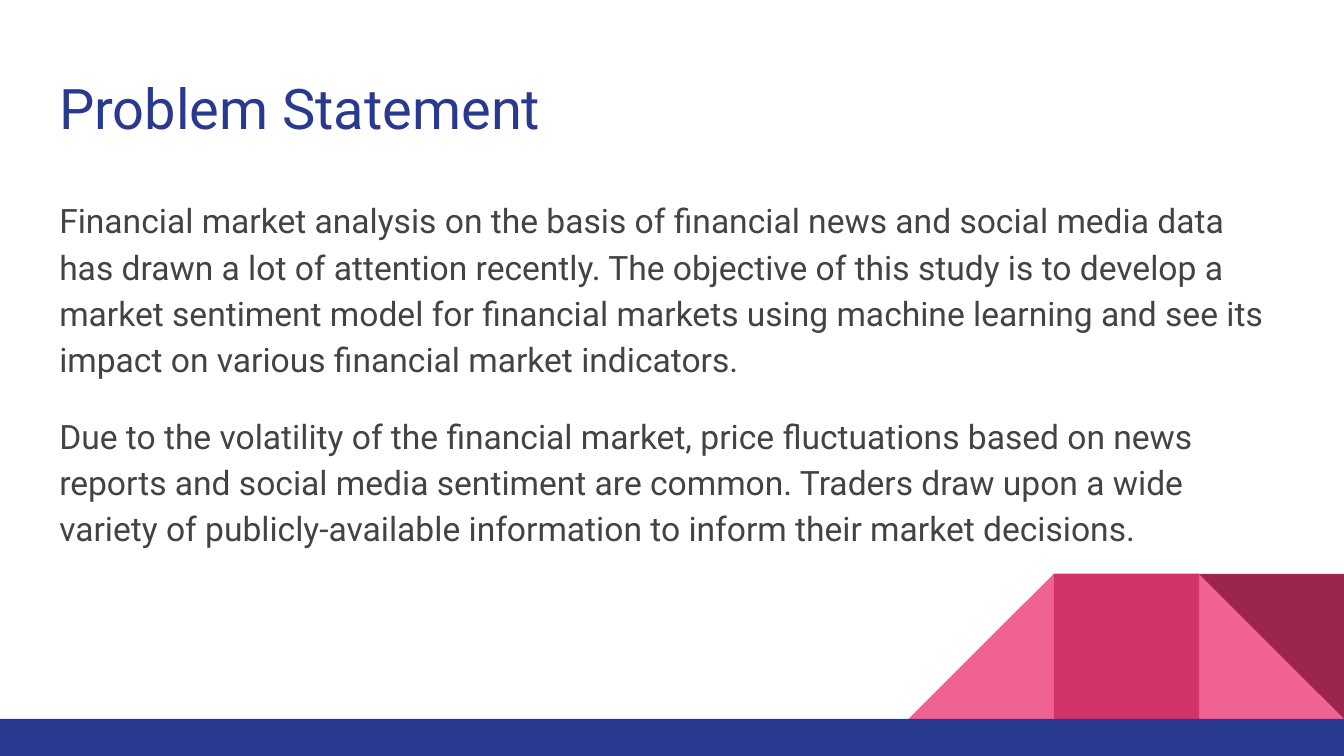
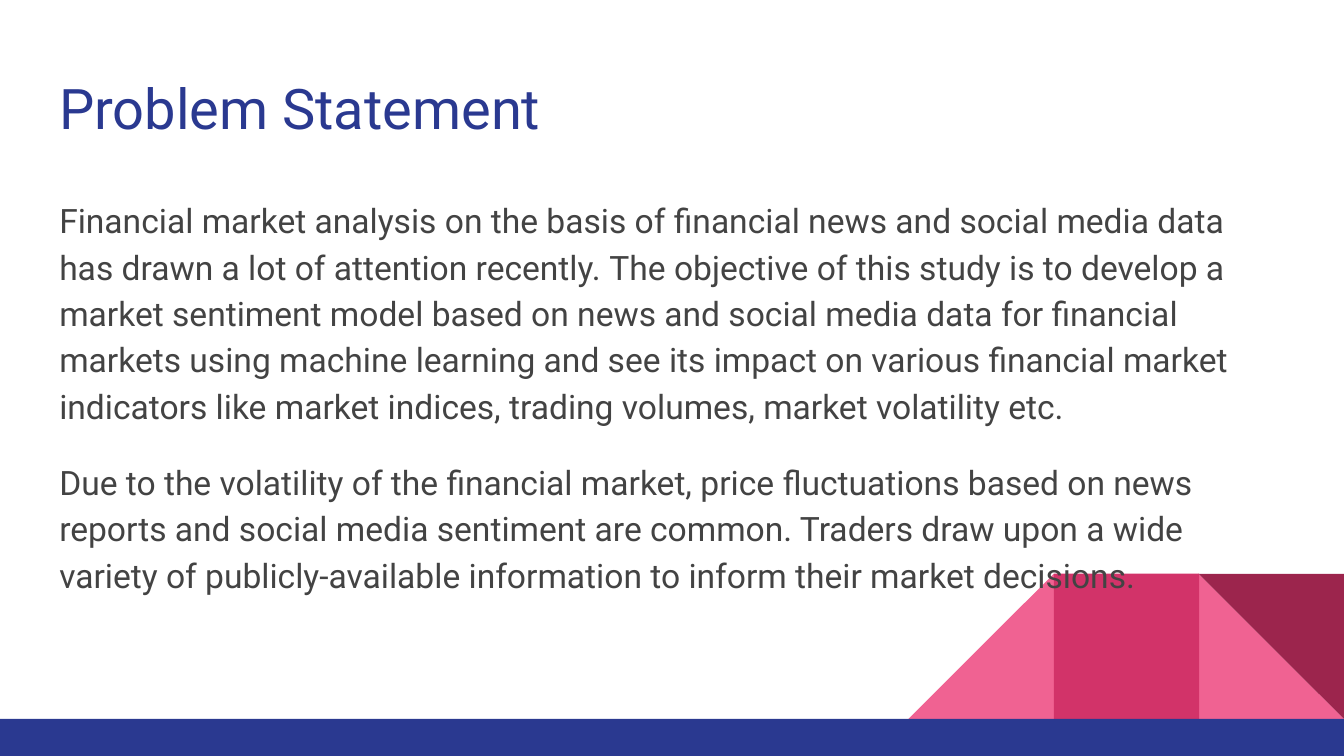
Before and after one commit to Anshul-Goyal/FY_Project, a slide deck: slide 2 of presentation/Mid_Term.pptx. Drawn at 1344x756 pixels with LibreOffice and Linux fonts; fonts in the diff are those of the drawing. Boxes give left, top, right and bottom in pixels: in the first picture for what was removed or moved away, otherwise in the second. Text is boxed around its words. In the diff, an @@ line names an element or a change of style, - is before the commit and + after.

```diff
--- a/presentation/Mid_Term.pptx
+++ b/presentation/Mid_Term.pptx
@@ text at [59, 207, 1228, 426]: text changed @@
-Financial market analysis on the basis of financial news and social media data has drawn a lot of attention recently. The objective of this study is to develop a market sentiment model for financial markets using machine learning and see its impact on various financial market indicators.
+Financial market analysis on the basis of financial news and social media data has drawn a lot of attention recently. The objective of this study is to develop a market sentiment model based on news and social media data for financial markets using machine learning and see its impact on various financial market indicators like market indices, trading volumes, market volatility etc.
```
Also in this commit, not shown: 1 other slide changed, 3 other files.
